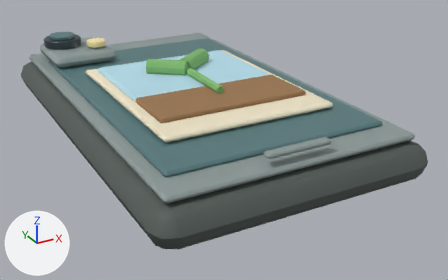
Before and after pictures for a commit that changed the Blender file assets/game-assets/CameraPhone.blend.
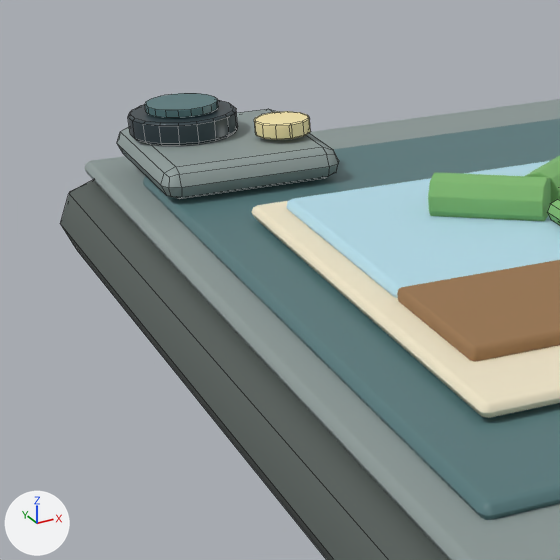
Each version is shown whole from a 50 mm lens placed at (-0.525, -1.108, 0.502), pointed at (0.046, -0.07, -0.017), then close up on the part from 0% to 43% of the width and 0% to 68% of the height. Lighting does not change. The marker at lower left points along +X, +Y and +Z. The first two pictures are the older version. The close-ups show mesh edges as thin lines.

In view in the first close-up: 'CameraPhone_Body', 'CameraPhone_Camera_Glass', 'CameraPhone_Camera_Island', 'CameraPhone_Camera_Lens', 'CameraPhone_Edge_Highlight', 'CameraPhone_Flash', 'CameraPhone_Photo_Frame', 'CameraPhone_Photo_Leaf_L', 'CameraPhone_Photo_Sky', 'CameraPhone_Photo_Soil', 'CameraPhone_Screen' and 2 more.
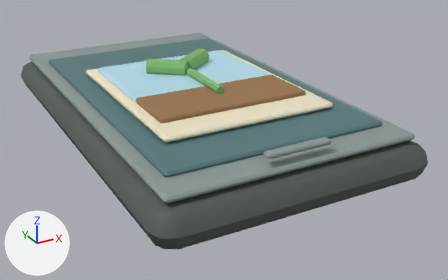
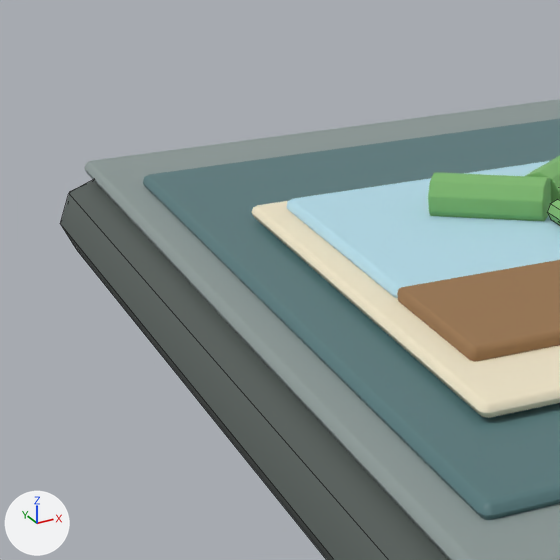
Pixel boxes [x1, y1, x2, y2] of what changed, in the close-ups (560 x 560 px):
'CameraPhone_Camera_Island', deleted: before [117, 109, 339, 199]
'CameraPhone_Camera_Lens', deleted: before [128, 100, 238, 146]
'CameraPhone_Camera_Glass', deleted (dark cyan): before [145, 93, 218, 118]
'CameraPhone_Flash', deleted (beige): before [254, 111, 311, 140]

Patch to the scene script:
```diff
--- a/assets/game-assets/CameraPhone.blend.py
+++ b/assets/game-assets/CameraPhone.blend.py
@@ ob_cameraphone_camera_island @@
-ob_cameraphone_camera_island = bpy.data.objects.new('CameraPhone_Camera_Island', me_cameraphone_camera_island_mesh)
-ob_cameraphone_camera_island.location = (-0.145, 0.295, 0.108)
@@ ob_cameraphone_camera_lens @@
-ob_cameraphone_camera_lens = bpy.data.objects.new('CameraPhone_Camera_Lens', me_cameraphone_camera_lens_mesh)
-ob_cameraphone_camera_lens.location = (-0.17, 0.32, 0.13)
@@ ob_cameraphone_camera_glass @@
-ob_cameraphone_camera_glass = bpy.data.objects.new('CameraPhone_Camera_Glass', me_cameraphone_camera_glass_mesh)
-ob_cameraphone_camera_glass.location = (-0.17, 0.32, 0.143)
@@ ob_cameraphone_flash @@
-ob_cameraphone_flash = bpy.data.objects.new('CameraPhone_Flash', me_cameraphone_flash_mesh)
-ob_cameraphone_flash.location = (-0.105, 0.27, 0.13)
```
